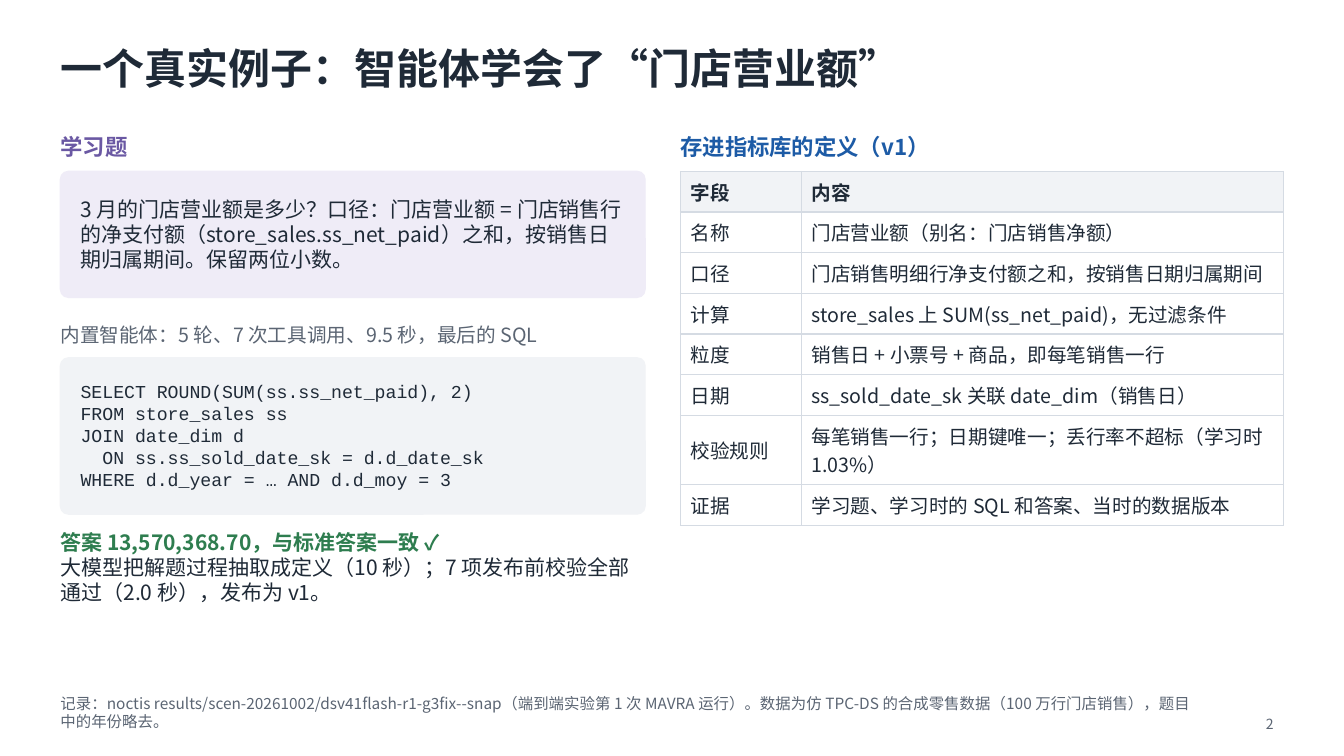
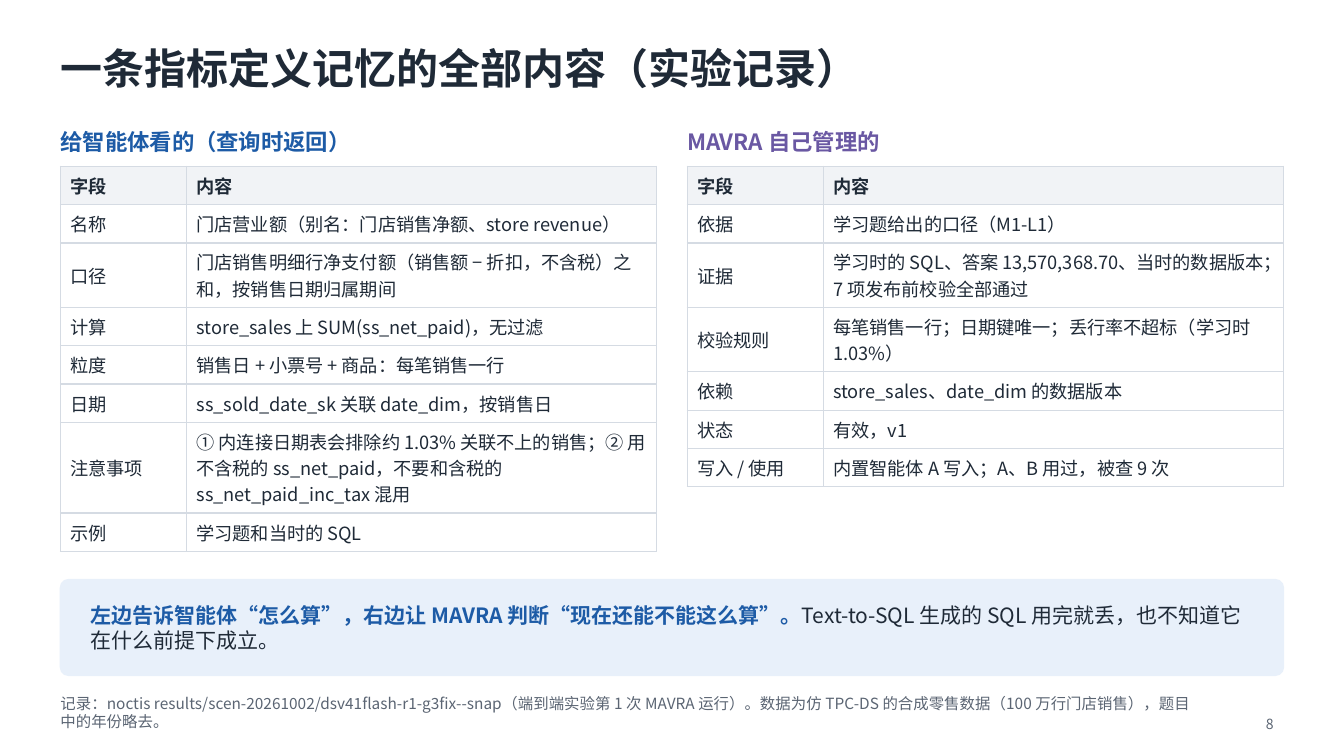
Before and after one commit to mmmttt000045/agent4db-adapter, a slide deck: slide 8 of docs/mavra-system.pptx (slide 2 before the commit). Drawn at 1344x756 pixels with LibreOffice and Linux fonts; fonts in the diff are those of the drawing. Boxes give left, top, right and bottom in pixels: in the first picture for what was removed or moved away, otherwise in the second. Text is boxed around its words. In the diff, an @@ line names an element or a change of style, - is before the commit and + after.

```diff
--- a/docs/mavra-system.pptx
+++ b/docs/mavra-system.pptx
@@ title at (x1=60, y1=48, x2=858, y2=88): text changed @@
-一个真实例子：智能体学会了“门店营业额”
+一条指标定义记忆的全部内容（实验记录）
@@ text removed at (x1=60, y1=136, x2=127, y2=157) @@
-学习题
@@ text added at (x1=60, y1=131, x2=350, y2=152), 16 pt, text #1D5BA6, bold @@
+给智能体看的（查询时返回）
@@ text removed at (x1=680, y1=136, x2=929, y2=157) @@
-存进指标库的定义（v1）
@@ text added at (x1=687, y1=131, x2=880, y2=152), 16 pt, text #6A58A3, bold @@
+MAVRA 自己管理的
@@ rounded rectangle removed at (x1=60, y1=171, x2=645, y2=297) @@
@@ table added at (x1=60, y1=166, x2=657, y2=548), 8 rows, 2 columns @@
+字段 | 内容
+名称 | 门店营业额（别名：门店销售净额、store revenue）
+口径 | 门店销售明细行净支付额（销售额 − 折扣，不含税）之和，按销售日期归属期间
+计算 | store_sales 上 SUM(ss_net_paid)，无过滤
+粒度 | 销售日 + 小票号 + 商品：每笔销售一行
+日期 | ss_sold_date_sk 关联 date_dim，按销售日
+注意事项 | ① 内连接日期表会排除约 1.03% 关联不上的销售；② 用不含税的 ss_net_paid，不要和含税的 ss_net_paid_inc_tax 混用
+示例 | 学习题和当时的 SQL
@@ table at (x1=688, y1=166, x2=1285, y2=482) @@
-row 2: 名称 | 门店营业额（别名：门店销售净额）
-row 3: 口径 | 门店销售明细行净支付额之和，按销售日期归属期间
-row 4: 计算 | store_sales 上 SUM(ss_net_paid)，无过滤条件
-row 5: 粒度 | 销售日 + 小票号 + 商品，即每笔销售一行
-row 6: 日期 | ss_sold_date_sk 关联 date_dim（销售日）
+row 2: 依据 | 学习题给出的口径（M1-L1）
+row 3: 证据 | 学习时的 SQL、答案 13,570,368.70、当时的数据版本；7 项发布前校验全部通过
-row 8: 证据 | 学习题、学习时的 SQL 和答案、当时的数据版本
+row 5: 依赖 | store_sales、date_dim 的数据版本
+row 6: 状态 | 有效，v1
+row 7: 写入 / 使用 | 内置智能体 A 写入；A、B 用过，被查 9 次
@@ table resized from (x1=681, y1=171, x2=1284, y2=521) to (x1=688, y1=166, x2=1285, y2=482) @@
@@ text removed at (x1=81, y1=199, x2=622, y2=269) @@
-3 月的门店营业额是多少？口径：门店营业额 = 门店销售行的净支付额（store_sales.ss_net_paid）之和，按销售日期归属期间。保留两位小数。
@@ text removed at (x1=60, y1=325, x2=538, y2=346) @@
-内置智能体：5 轮、7 次工具调用、9.5 秒，最后的 SQL
@@ rounded rectangle removed at (x1=60, y1=358, x2=645, y2=514) @@
@@ text removed at (x1=81, y1=386, x2=484, y2=490) @@
-SELECT ROUND(SUM(ss.ss_net_paid), 2)
-FROM store_sales ss
-JOIN date_dim d
-ON ss.ss_sold_date_sk = d.d_date_sk
-WHERE d.d_year = … AND d.d_moy = 3
@@ text removed at (x1=60, y1=532, x2=630, y2=602) @@
-答案 13,570,368.70，与标准答案一致 ✓
-大模型把解题过程抽取成定义（10 秒）；7 项发布前校验全部通过（2.0 秒），发布为 v1。
@@ rounded rectangle added at (x1=60, y1=580, x2=1284, y2=676), fill #E8F0FA, outline #E8F0FA 1 pt @@
@@ text added at (x1=91, y1=605, x2=1242, y2=650), 15 pt, text #1F2A37 @@
+左边告诉智能体“怎么算”，右边让 MAVRA 判断“现在还能不能这么算”。Text-to-SQL 生成的 SQL 用完就丢，也不知道它在什么前提下成立。
@@ page number at (x1=1266, y1=718, x2=1274, y2=729): text changed @@
-2
+8
```
Also in this commit, not shown: 5 other slides changed, 11 slides added, 4 slides removed, 6 other files.
